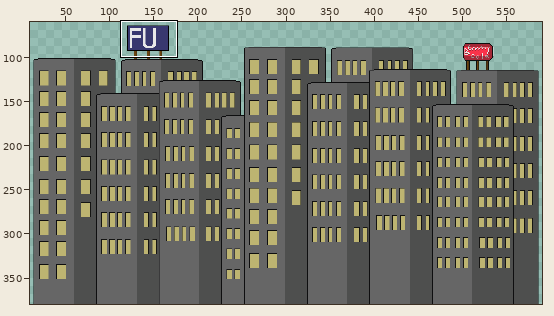
File history of a pixel-art file, Assets/Sprites/Background/BG_City_Middle_Buildings.aseprite. Above: a wide view before the commit, with the close-up outlined.
Close-up. As it was:
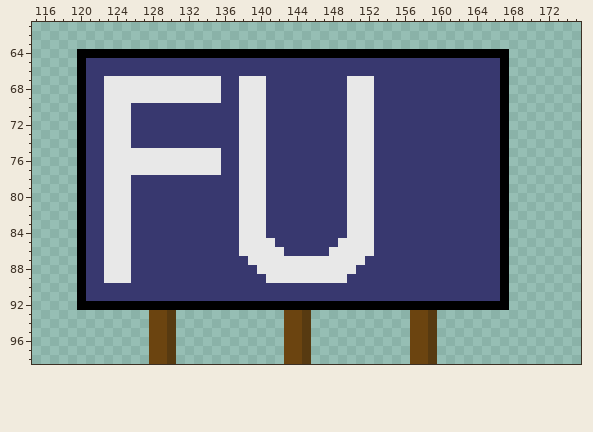
613x380 pixels, 1 frame. Shown: x 115..175, y 61..98. The wide view leaves out empty margins.
New version:
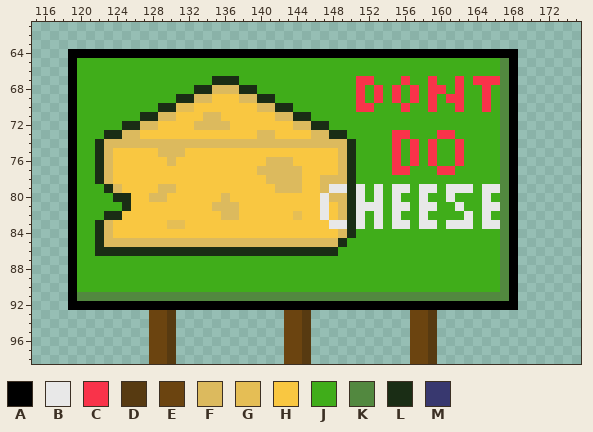
Palette (. is transparent): A #000000  B #e8e8e8  C #f9334a  D #573a11  E #6b4410  F #dcba5e  G #e5be55  H #f9c741  J #40ad1a  K #52883f  L #1a2d15  M #38386f
Change:
Changed rows in their new state; - is an unchanged pixel.
first column x 119:
64 A------------------------------------------------A
65 AJJJJJJJJJJJJJJJJJJJJJJJJJJJJJJJJJJJJJJJJJJJJJJJKA
66 AJJJJJJJJJJJJJJJJJJJJJJJJJJJJJJJJJJJJJJJJJJJJJJJKA
67 AJJJJJJJJJJJJJJJLLLJJJJJJJJJJJJJCCJJJCJJCJJCJCCCKA
68 AJJJJJJJJJJJJJLLFFFLLJJJJJJJJJJJCJCJCJCJCCJCJJCJKA
69 AJJJJJJJJJJJLLFFHHHFFLLJJJJJJJJJCJCJCJCJCJCCJJCJKA
70 AJJJJJJJJJLLGGHHHHHHHFFLLJJJJJJJCCJJJCJJCJJCJJCJKA
71 AJJJJJJJLLFFHHHFFHHHHHHFFLLJJJJJJJJJJJJJJJJJJJJJKA
72 AJJJJJLLFFHHHHFFFFHHHHHHHFFLLJJJJJJJJJJJJJJJJJJJKA
73 AJJJLLFFHHHHHHHHHHHHHFFHHHHFFLLJJJJJCCJJJCCJJJJJKA
74 AJJLFFFFFFFFFFFFFFFFFFFFFFFFFFFLJJJJCJCJCJJCJJJJKA
75 AJJLFHHHHHFFFHHHHHHHHHHHHHHHHHFLJJJJCJCJCJJCJJJJKA
76 AJJLFHHHHHHFHHHHHHHHHHFFFHHHHHFLJJJJCJCJCJJCJJJJKA
77 AJJLFHHHHHHHHHHHHHHHHFFFFFHHHHFLJJJJCCJJJCCJJJJJKA
78 AJJLFHHHHHHHHHHHHHHHHHFFFFHHFFFLJJJJJJJJJJJJJJJJKA
79 AJJJLFHHHHFFHHHHHHHHHHHFFFHHFBBL-JBJBBJBBJBBBJBBKA
80 AJJJJLLHHFFHHHHHHFHHHHHHHHHHBFFL-JBJBJJBJJBJJJBJKA
81 AJJJJJLHHHHHHHHHFFFHHHHHHHHHBHFL--BJBBJBBJJBJJBBKA
82 AJJJLLHHHHHHHHHHHFFHHHHHHGHHBHFL-JBJBJJBJJJJBJBJKA
83 AJJLFHHHHHHGGHHHHHHHHHHHHHHHHBBL-JBJBBJBBJBBBJBBKA
84 AJJLFHHHHHHHHHHHHHHHHHHHHHHHHHFLJJJJJJJJJJJJJJJJKA
85 AJJLFFFFFFFFFFFFFFFFFFFFFFFFFFLJJJJJJJJJJJJJJJJJKA
86 AJJLLLLLLLLLLLLLLLLLLLLLLLLLLLJJJJJJJJJJJJJJJJJJKA
87 AJJJJJJJJJJJJJJJJJJJJJJJJJJJJJJJJJJJJJJJJJJJJJJJKA
88 AJJJJJJJJJJJJJJJJJJJJJJJJJJJJJJJJJJJJJJJJJJJJJJJKA
89 AJJJJJJJJJJJJJJJJJJJJJJJJJJJJJJJJJJJJJJJJJJJJJJJKA
90 AJJJJJJJJJJJJJJJJJJJJJJJJJJJJJJJJJJJJJJJJJJJJJJJKA
91 AKKKKKKKKKKKKKKKKKKKKKKKKKKKKKKKKKKKKKKKKKKKKKKKKA
92 A------------------------------------------------A
Pixel boxes of the changes (left, top, right, bottom) in both close-ups:
changed: (68, 49, 518, 310)
